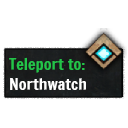
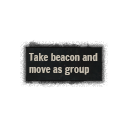
Two versions of the same layered image (w=128, h=128). Layer-by-layer changes:
added group "Notes" with 19 layers in group "HP Train" over [3, 28, 127, 99]
added group "Tangled Depths" (1st of 2, in "HP Train" › "Notes") with 18 layers in group "Notes" over [3, 28, 127, 99]
added group "Water Marking" with 5 layers in group "Tangled Depths" over [3, 28, 127, 99]
added layer "Take beacon and move as group" in group "Water Marking" over [29, 53, 98, 75]
added group "BG Box Mask copy 2" (1st of 3, in "HP Train" › "Notes" › "Tangled Depths" › "Water Marking") with 3 layers in group "Water Marking" over [3, 28, 127, 99]
added layer "BG Box Mask" (2nd of 12, in "HP Train" › "Notes" › "Tangled Depths" › "Water Marking" › "BG Box Mask copy 2") in group "BG Box Mask copy 2" over [3, 28, 127, 99]
added layer "BG Box" (3rd of 14, in "HP Train" › "Notes" › "Tangled Depths" › "Water Marking" › "BG Box Mask copy 2") in group "BG Box Mask copy 2" over [26, 47, 102, 81]
added layer "Layer 1" (1st of 3, in "HP Train" › "Notes" › "Tangled Depths" › "Water Marking" › "BG Box Mask copy 2") (55%) in group "BG Box Mask copy 2" over [24, 39, 103, 90]
showed group "Skills" (17 layers) over [3, 28, 127, 99]
hid group "Teleports" (20 layers) over [3, 28, 127, 99]
hid group "Auric Basin" (2 layers) over [9, 78, 86, 91]
